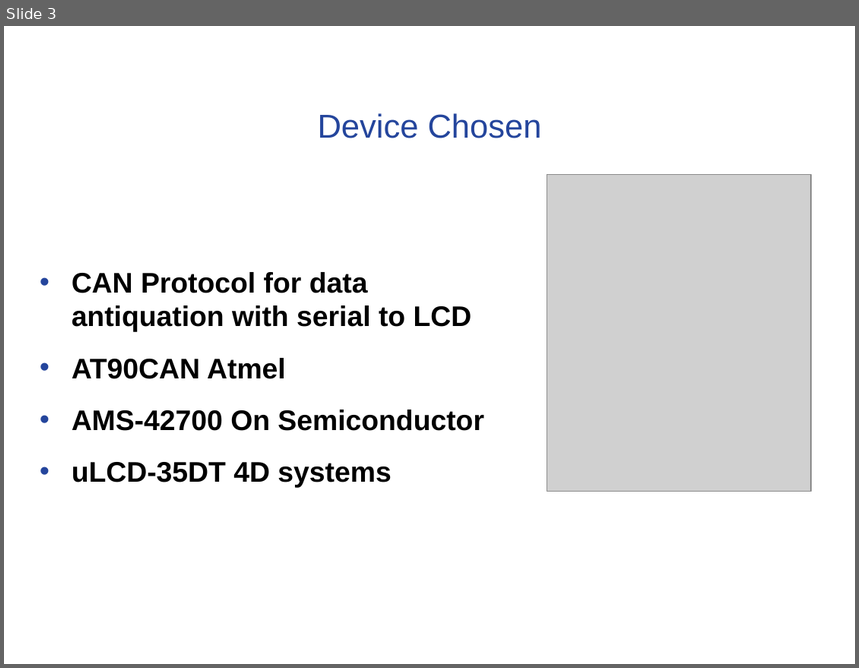
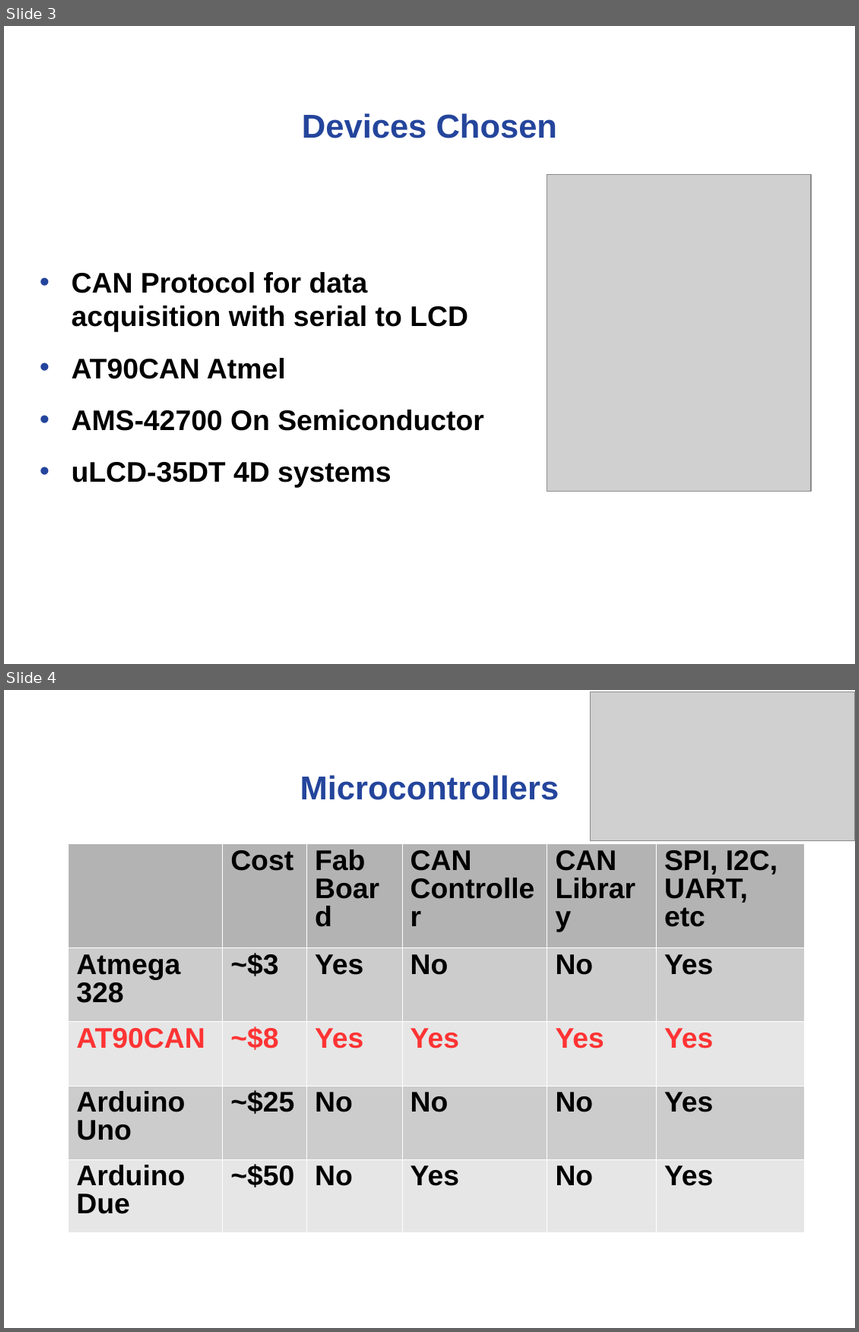
Before and after one commit to noahterickson/DigitalDash, a slide deck: Proposal/Project Proposal.ppt. Shown one above the other, each under a label of ours: slide 3 before the commit, slides 3 and 4 after it. The pictures are 859x668 and 859x1332 pixels, drawn with LibreOffice and Linux fonts; fonts in the diff are those of the drawing; grey boxes stand for pictures; background and template pictures are left out. Boxes give left, top, right and bottom in pixels: in the first picture for what was removed or moved away, otherwise in the second. Text is boxed around its words. In the diff, an @@ line names an element or a change of style, - is before the commit and + after.

Commit message:
Added microproc and transceiver tables

```diff
--- a/Proposal/Project Proposal.ppt
+++ b/Proposal/Project Proposal.ppt
@@ slide 4 added at bbox=[4, 690, 855, 1328], background #FFFFFF @@
@@ picture added at bbox=[591, 692, 855, 840] @@
@@ text added at bbox=[300, 775, 560, 800], 28 pt, text #24459C, bold @@
+Microcontrollers
@@ table added at bbox=[68, 844, 804, 1233], 5 rows, 6 columns @@
+ | Cost | Fab / Board | CAN Controller | CAN Library | SPI, I2C, UART, etc
+Atmega / 328 | ~$3 | Yes | No | No | Yes
+AT90CAN | ~$8 | Yes | Yes | Yes | Yes
+Arduino Uno | ~$25 | No | No | No | Yes
+Arduino Due | ~$50 | No | Yes | No | Yes
@@ slide 3 changed as well @@
@@ text at bbox=[302, 113, 557, 138]: text changed; bold on @@
-Device Chosen
+Devices Chosen
@@ text at bbox=[72, 272, 468, 332]: text changed @@
-• CAN Protocol for data antiquation with serial to LCD
+• CAN Protocol for data acquisition with serial to LCD
```
Also in this commit, not shown: 9 other slides changed, 1 other slide added, 2 slides removed.
